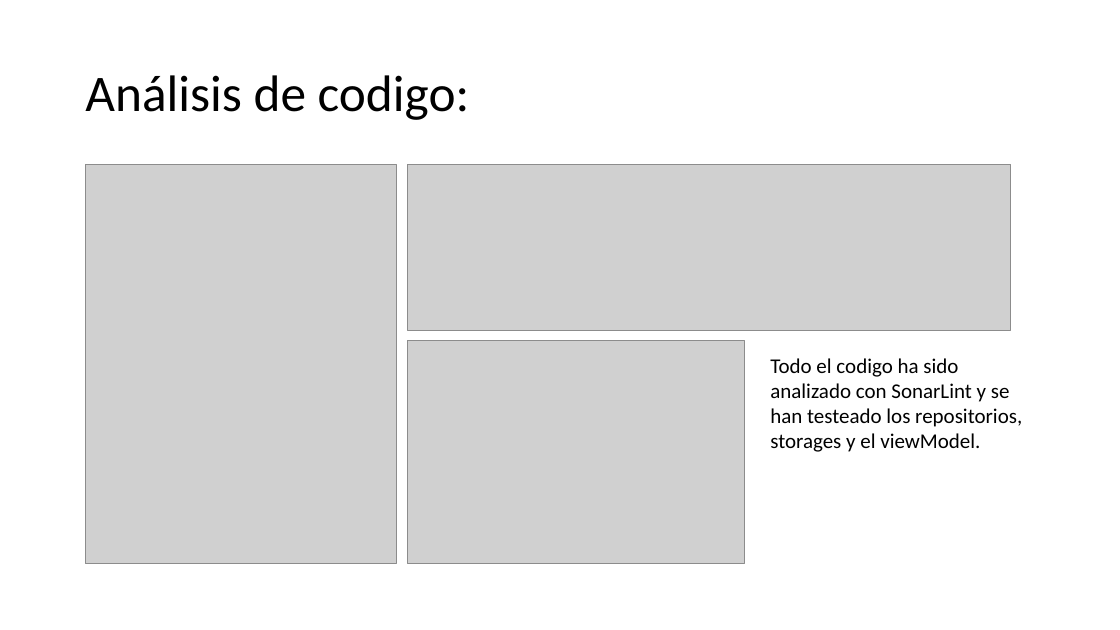
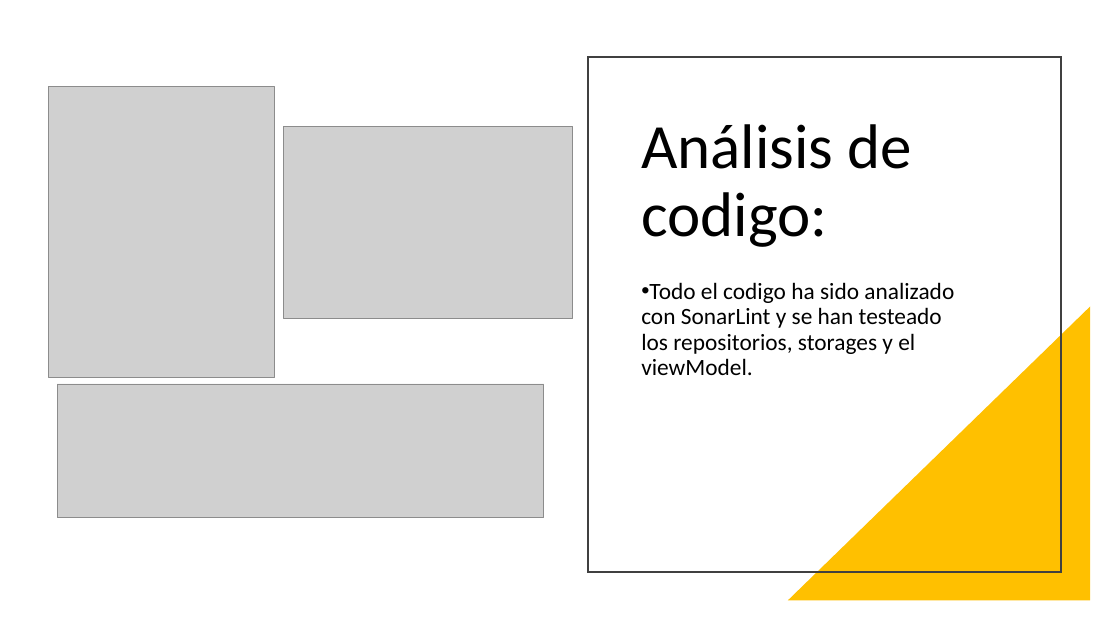
Before and after one commit to JiaChengZhang14/Proyecto_Grupal-ITV, a slide deck: slide 15 of comun/PresentacionITV.pptx. Drawn at 1120x630 pixels with LibreOffice and Linux fonts; fonts in the diff are those of the drawing; grey boxes stand for pictures. Boxes give left, top, right and bottom in pixels: in the first picture for what was removed or moved away, otherwise in the second. Text is boxed around its words. In the diff, an @@ line names an element or a change of style, - is before the commit and + after.

```diff
--- a/comun/PresentacionITV.pptx
+++ b/comun/PresentacionITV.pptx
@@ rectangle added at (x1=588, y1=57, x2=1060, y2=572), outline #404040 1.5 pt @@
@@ picture resized from (x1=86, y1=164, x2=397, y2=564) to (x1=49, y1=87, x2=275, y2=377) @@
@@ title "Análisis de codigo:" moved from (x1=85, y1=75, x2=470, y2=120) to (x1=641, y1=124, x2=912, y2=247) @@
@@ title "Análisis de codigo:" at (x1=641, y1=124, x2=912, y2=247): size 44 to 54 pt @@
@@ picture resized from (x1=408, y1=340, x2=744, y2=564) to (x1=284, y1=126, x2=573, y2=318) @@
@@ text "Todo el codigo ha sido ..." moved from (x1=770, y1=358, x2=1022, y2=452) to (x1=641, y1=282, x2=954, y2=375) @@
@@ text "Todo el codigo ha sido ..." at (x1=641, y1=282, x2=954, y2=375): size 18 to 20 pt; bullet none to •; line spacing 1 to 0.9; more space between paragraphs @@
@@ right triangle added at (x1=788, y1=307, x2=1091, y2=601), fill #FFC000 @@
@@ picture resized from (x1=408, y1=164, x2=1011, y2=329) to (x1=57, y1=384, x2=544, y2=518) @@
```
Also in this commit, not shown: 8 other slides changed, 7 slides added, 1 slide removed, 2 other files.
